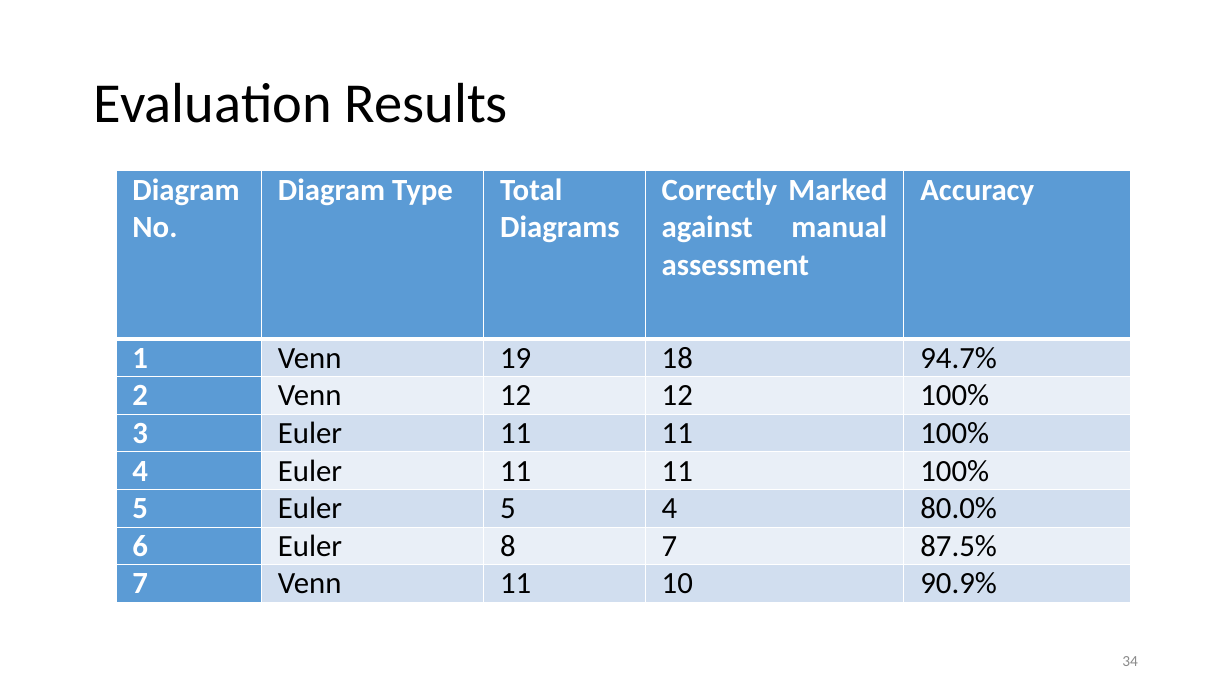
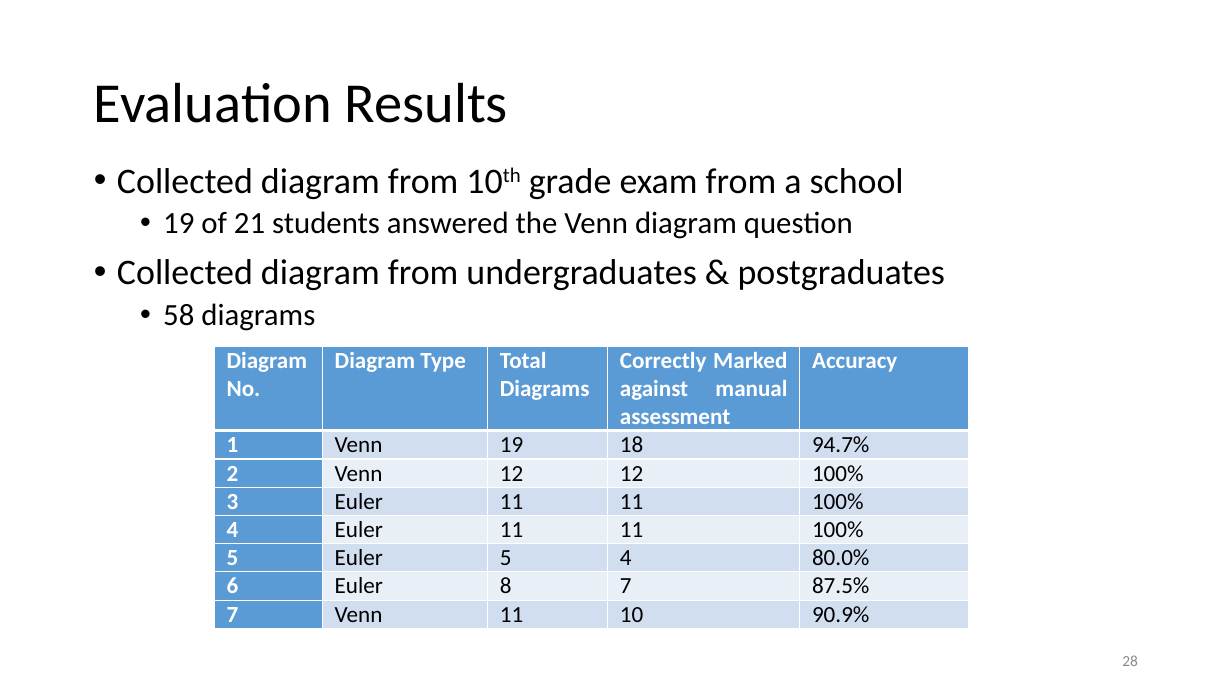
Before and after one commit to diunuge/Paper---Automatic-Assessment-of-Student-Answers-Consisting-of-Venn-and-Euler-Diagrams, a slide deck: slide 28 of MSc review/2/MSC review.pptx (slide 34 before the commit). Drawn at 1232x693 pixels with LibreOffice and Linux fonts; fonts in the diff are those of the drawing; background and template pictures are left out. Boxes give left, top, right and bottom in pixels: in the first picture for what was removed or moved away, otherwise in the second. Text is boxed around its words. In the diff, an @@ line names an element or a change of style, - is before the commit and + after.

```diff
--- a/MSc review/2/MSC review.pptx
+++ b/MSc review/2/MSC review.pptx
@@ text added at (117, 168, 945, 331), 28 pt, text #000000 @@
+• Collected diagram from 10th grade exam from a school
+  • 19 of 21 students answered the Venn diagram question
+• Collected diagram from undergraduates & postgraduates
+  • 58 diagrams
@@ table at (214, 347, 970, 626) @@
@@ size 24 to 18 pt @@
@@ table: place and size @@
-table at (116, 171, 1132, 598)
+table at (214, 347, 970, 626)
@@ page number at (1122, 655, 1138, 666): text changed @@
-34
+28
```
Also in this commit, not shown: 18 other slides changed, 4 slides added, 9 slides removed, 7 other files.
